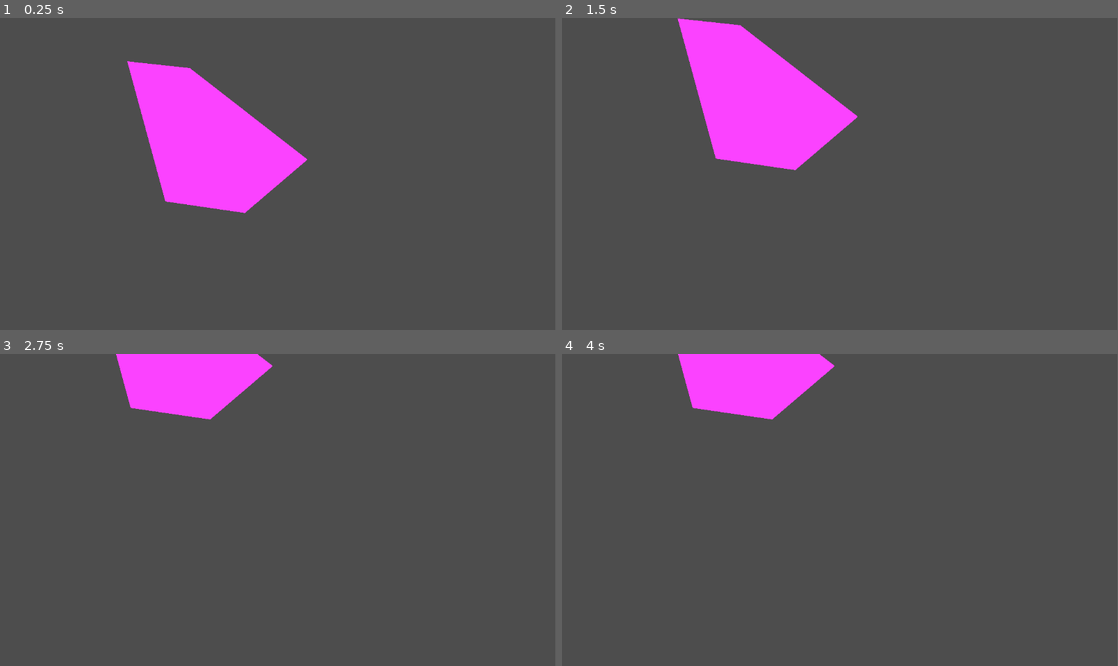
Above: before the commit, frames 1-4 (two rows, left to right).
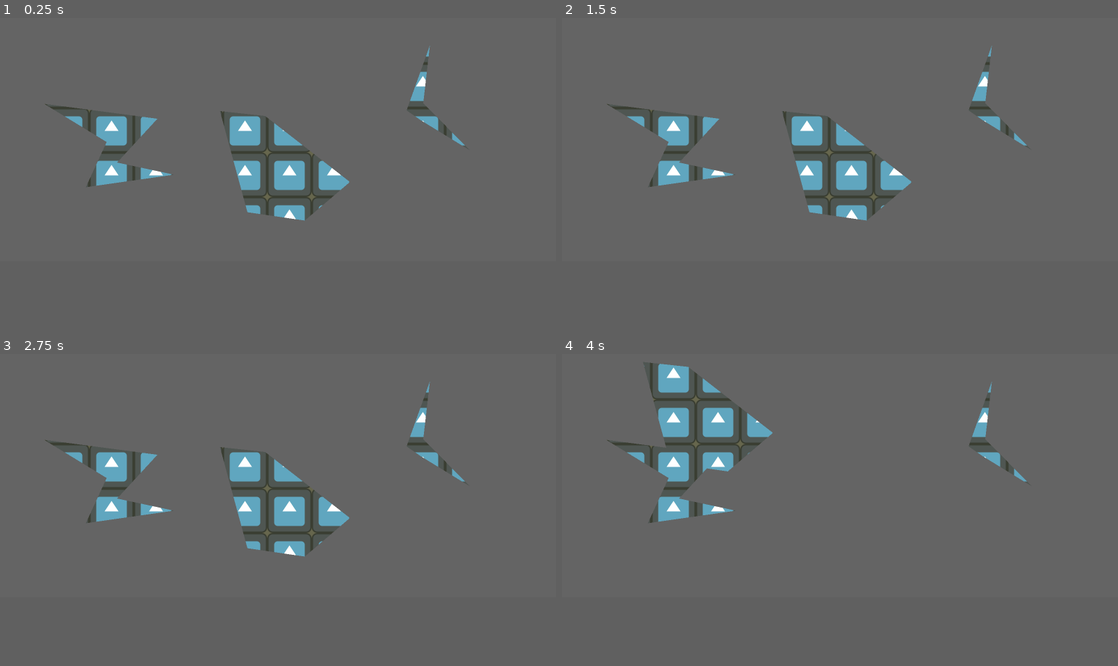
Above: after the commit, the same moments.

Repository: gabeseq/gmtk2024
Game: Godot game, scene res://scenes/main.tscn
Two runs of this game, one before a commit and one after it. Both use one fixed random seed, a clock stepped at 60 frames per second and the inputs below. The engine's default icon, where the game draws it, is replaced by a stand-in: a white triangle on a blue panel in a dark square.
Inputs (mouse positions are in pixels of both pictures, inside the frame that each line leads up to):
- Up to frame 1 (0.25 s): no input
- Up to frame 2 (1.5 s): tap Enter at 0.5 s; drag from (695, 58) to (895, 105) at 0.52 s; tap Space at 1.25 s; drag from (728, 189) to (695, 58) at 1.27 s
- Up to frame 3 (2.75 s): tap Enter at 2 s; move the mouse to (333, 441) at 2.02 s; click (333, 441) at 2.17 s
- Up to frame 4 (4 s): tap Space at 2.75 s; drag from (812, 572) to (673, 463) at 2.77 s; tap Enter at 3.5 s; move the mouse to (1006, 556) at 3.52 s; click (1006, 556) at 3.67 s
In our replay, the window is 799x449 before the commit and 800x350 after it. These sizes can differ from the game's own. Grey fills any space a smaller window leaves; there, only what the larger window draws over its background counts as a difference.

The runs differ from the first frame. In frame 1, 12% of the frame differs, in the area x 8-84%, y 8-66%; in frame 2, 13%, in the area x 8-84%, y 0-66%; in frame 3, 8.8%; in frame 4, 8.1%.

Commit message:
Added xray to objects on main.

Diff:
--- a/project.godot
+++ b/project.godot
@@ -14,3 +14,8 @@
 run/main_scene="res://scenes/main.tscn"
 config/features=PackedStringArray("4.3", "Forward Plus")
 config/icon="res://icon.svg"
+
+[display]
+
+window/size/viewport_width=1600
+window/size/viewport_height=700
--- /dev/null
+++ b/scenes/background.tscn
@@ -0,0 +1,10 @@
+[gd_scene load_steps=2 format=3 uid="uid://cdi73uitvfl0h"]
+
+[ext_resource type="Texture2D" uid="uid://bhuvvlwh1eupt" path="res://icon.svg" id="1_15ugb"]
+
+[node name="Sprite2D" type="Sprite2D"]
+texture_repeat = 2
+position = Vector2(803, 348)
+texture = ExtResource("1_15ugb")
+region_enabled = true
+region_rect = Rect2(0, 0, 1600, 700)
--- a/scenes/cursor.tscn
+++ /dev/null
@@ -1,21 +0,0 @@
-[gd_scene load_steps=4 format=3 uid="uid://t261o2hosg4j"]
-
-[ext_resource type="Script" path="res://scripts/cursor.gd" id="1_y8o5r"]
-
-[sub_resource type="CanvasItemMaterial" id="CanvasItemMaterial_h15xv"]
-blend_mode = 1
-
-[sub_resource type="CircleShape2D" id="CircleShape2D_bji1a"]
-radius = 12.0
-
-[node name="Node2D" type="Node2D"]
-
-[node name="ShapeCast2D" type="ShapeCast2D" parent="."]
-top_level = true
-material = SubResource("CanvasItemMaterial_h15xv")
-shape = SubResource("CircleShape2D_bji1a")
-target_position = Vector2(0, 0)
-max_results = 1
-collide_with_areas = true
-script = ExtResource("1_y8o5r")
-metadata/is_mouse_cursor = true
--- /dev/null
+++ b/scenes/foreground.tscn
@@ -0,0 +1,9 @@
+[gd_scene format=3 uid="uid://6ki4ukmsyyd6"]
+
+[node name="ColorRect" type="ColorRect"]
+anchors_preset = 15
+anchor_right = 1.0
+anchor_bottom = 1.0
+grow_horizontal = 2
+grow_vertical = 2
+color = Color(0.393086, 0.393086, 0.393085, 1)
--- a/scenes/main.tscn
+++ b/scenes/main.tscn
@@ -1,12 +1,31 @@
-[gd_scene load_steps=3 format=3 uid="uid://cvnwsi84st7j4"]
+[gd_scene load_steps=6 format=3 uid="uid://cvnwsi84st7j4"]
 
+[ext_resource type="PackedScene" path="res://scenes/background.tscn" id="1_is7f7"]
 [ext_resource type="PackedScene" uid="uid://cmns73rihteny" path="res://scenes/resizable-tile.tscn" id="1_jl33j"]
-[ext_resource type="PackedScene" uid="uid://t261o2hosg4j" path="res://scenes/cursor.tscn" id="2_se1wb"]
+[ext_resource type="PackedScene" path="res://scenes/foreground.tscn" id="2_r1bw8"]
+[ext_resource type="PackedScene" path="res://scenes/resizable-tile2.tscn" id="3_a7frf"]
+[ext_resource type="PackedScene" path="res://scenes/resizable-tile3.tscn" id="4_k20qh"]
 
-[node name="Node2D" type="Node2D"]
+[node name="Main" type="Node2D"]
 
-[node name="Tile" parent="." instance=ExtResource("1_jl33j")]
-position = Vector2(274, 87)
+[node name="Sprite2D" parent="." instance=ExtResource("1_is7f7")]
+position = Vector2(801, 353)
 
-[node name="Cursor" parent="." instance=ExtResource("2_se1wb")]
-position = Vector2(70, 179)
+[node name="BackBufferCopy" type="BackBufferCopy" parent="."]
+copy_mode = 2
+
+[node name="ResizableTile" parent="BackBufferCopy" instance=ExtResource("1_jl33j")]
+position = Vector2(643, 265)
+
+[node name="ResizableTile2" parent="BackBufferCopy" instance=ExtResource("3_a7frf")]
+z_index = 1
+position = Vector2(137, 244)
+
+[node name="ResizableTile3" parent="BackBufferCopy" instance=ExtResource("4_k20qh")]
+z_index = 1
+position = Vector2(1117, 62)
+
+[node name="ColorRect" parent="BackBufferCopy" instance=ExtResource("2_r1bw8")]
+offset_right = 1404.0
+offset_bottom = 502.0
+mouse_filter = 2
--- a/scenes/resizable-tile.tscn
+++ b/scenes/resizable-tile.tscn
@@ -1,9 +1,15 @@
-[gd_scene load_steps=2 format=3 uid="uid://cmns73rihteny"]
+[gd_scene load_steps=4 format=3 uid="uid://cmns73rihteny"]
 
 [ext_resource type="Script" path="res://scripts/tile.gd" id="1_vbvky"]
+[ext_resource type="Shader" path="res://shaders/mask.gdshader" id="1_yf1n1"]
+
+[sub_resource type="ShaderMaterial" id="ShaderMaterial_irjnf"]
+shader = ExtResource("1_yf1n1")
 
 [node name="ResizableTile" type="Polygon2D"]
-position = Vector2(14, 3)
+z_index = 1
+material = SubResource("ShaderMaterial_irjnf")
+position = Vector2(701, 206)
 color = Color(0.987667, 0.26, 1, 1)
 antialiased = true
 polygon = PackedVector2Array(-10, 3, 69, 294, 234, 318, 364, 207, 120, 17)
--- /dev/null
+++ b/scenes/resizable-tile2.tscn
@@ -0,0 +1,22 @@
+[gd_scene load_steps=4 format=3 uid="uid://dmm1rxryr50cs"]
+
+[ext_resource type="Script" path="res://scripts/tile.gd" id="1_0846f"]
+[ext_resource type="Shader" path="res://shaders/mask.gdshader" id="1_cs5jg"]
+
+[sub_resource type="ShaderMaterial" id="ShaderMaterial_7mvmi"]
+shader = ExtResource("1_cs5jg")
+
+[node name="ResizableTile" type="Polygon2D"]
+material = SubResource("ShaderMaterial_7mvmi")
+position = Vector2(16, 78)
+color = Color(0.617342, 0.695866, 0, 1)
+antialiased = true
+polygon = PackedVector2Array(-10, 3, 170, 113, 110, 243, 364, 207, 200, 172, 316, 46)
+script = ExtResource("1_0846f")
+
+[node name="Area2D" type="Area2D" parent="."]
+
+[node name="CollisionPolygon2D" type="CollisionPolygon2D" parent="Area2D"]
+
+[connection signal="mouse_entered" from="Area2D" to="." method="_on_area_2d_mouse_entered"]
+[connection signal="mouse_exited" from="Area2D" to="." method="_on_area_2d_mouse_exited"]
--- /dev/null
+++ b/scenes/resizable-tile3.tscn
@@ -0,0 +1,22 @@
+[gd_scene load_steps=4 format=3 uid="uid://br8ghusrmd088"]
+
+[ext_resource type="Script" path="res://scripts/tile.gd" id="1_1sla5"]
+[ext_resource type="Shader" path="res://shaders/mask.gdshader" id="1_ocmdp"]
+
+[sub_resource type="ShaderMaterial" id="ShaderMaterial_7b26f"]
+shader = ExtResource("1_ocmdp")
+
+[node name="ResizableTile" type="Polygon2D"]
+material = SubResource("ShaderMaterial_7b26f")
+position = Vector2(14, 3)
+color = Color(0.547531, 0.609614, 1, 1)
+antialiased = true
+polygon = PackedVector2Array(53, 204, 95, 233, 234, 318, 101, 183, 120, 17)
+script = ExtResource("1_1sla5")
+
+[node name="Area2D" type="Area2D" parent="."]
+
+[node name="CollisionPolygon2D" type="CollisionPolygon2D" parent="Area2D"]
+
+[connection signal="mouse_entered" from="Area2D" to="." method="_on_area_2d_mouse_entered"]
+[connection signal="mouse_exited" from="Area2D" to="." method="_on_area_2d_mouse_exited"]
--- a/scripts/cursor.gd
+++ /dev/null
@@ -1,13 +0,0 @@
-extends ShapeCast2D
-
-@onready var mouse_cursor: ShapeCast2D = $"."
-
-# Called when the node enters the scene tree for the first time.
-func _ready() -> void:
-	pass # Replace with function body.
-
-
-# Called every frame. 'delta' is the elapsed time since the previous frame.
-func _process(delta: float) -> void:
-	mouse_cursor.position = get_viewport().get_mouse_position()
-	pass
--- a/scripts/tile.gd
+++ b/scripts/tile.gd
@@ -22,14 +22,14 @@
 			# Start dragging if the click is inside the polygon.
 			if not dragging and event.pressed:
 				dragging = true
-				tile_offset = tile.position - event.position
+				tile_offset = tile.global_position - event.global_position
 			# Stop dragging if the button is released.
 			if dragging and not event.pressed:
 				dragging = false
 
 	if event is InputEventMouseMotion and dragging:
 		# While dragging, move the tile with the mouse.
-		tile.position = event.position + tile_offset
+		tile.global_position = event.global_position + tile_offset
 
 func _on_area_2d_mouse_entered() -> void:
 	hovering = true
--- /dev/null
+++ b/shaders/mask.gdshader
@@ -0,0 +1,9 @@
+shader_type canvas_item;
+
+uniform sampler2D screen_texture: hint_screen_texture;
+
+void fragment() {
+	COLOR = texture(screen_texture, SCREEN_UV);
+	COLOR.a = texture(TEXTURE, UV).a;
+	COLOR.rgb += vec3(0.1,0.1,0.0);
+}
Not shown, added: GMTK2024.pck
